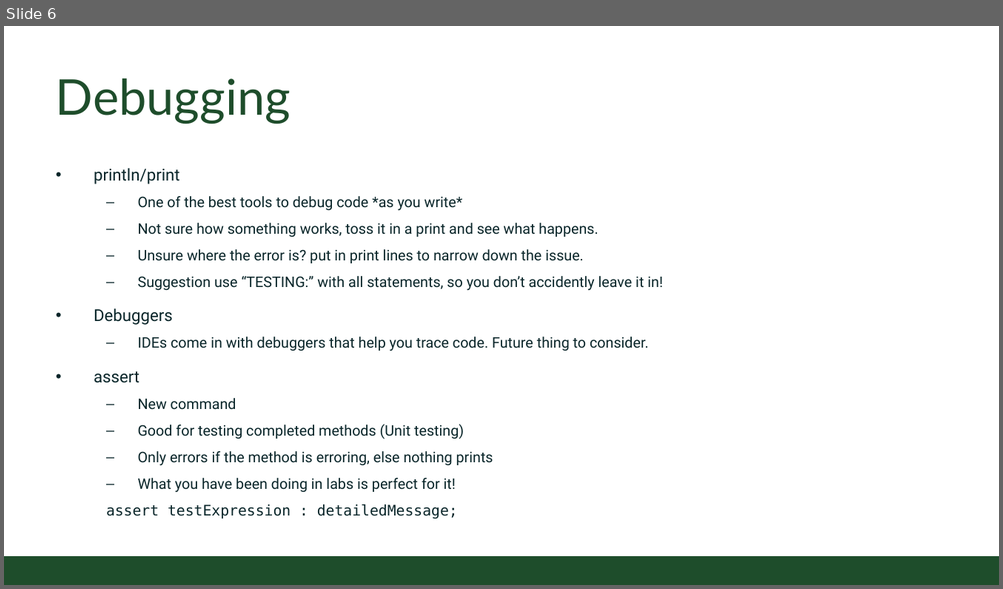
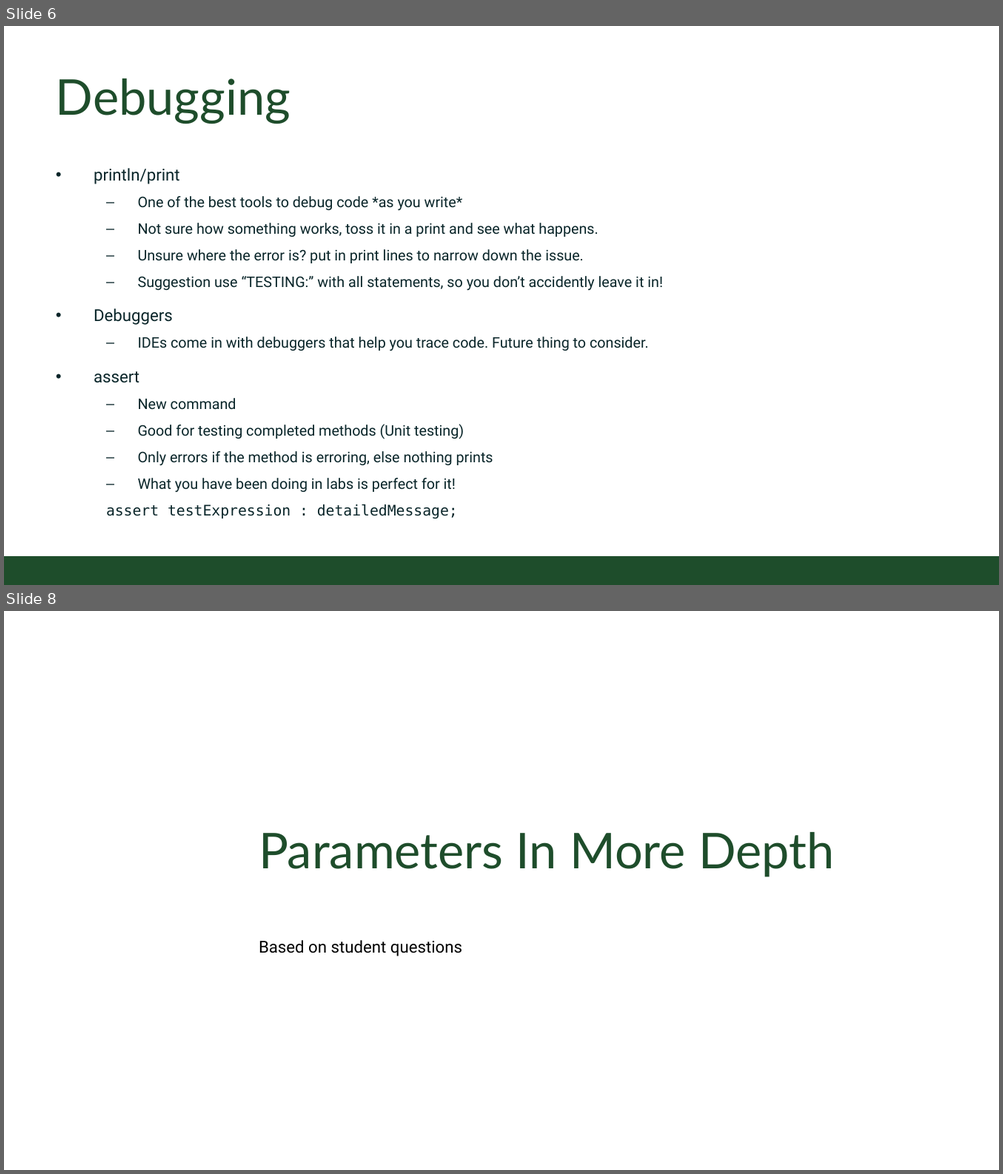
Before and after one commit to CSU-CompSci-CS163-4/Handouts, a slide deck: slides/On-Campus/06_03_MoreMethods.pptx. Shown one above the other, each under a label of ours: slide 6 before the commit, slides 6 and 8 after it; the slides between them are not shown. The pictures are 1003x589 and 1003x1174 pixels, drawn with LibreOffice and Linux fonts; fonts in the diff are those of the drawing; background and template pictures are left out. Boxes give left, top, right and bottom in pixels: in the first picture for what was removed or moved away, otherwise in the second. Text is boxed around its words. In the diff, an @@ line names an element or a change of style, - is before the commit and + after.

```diff
--- a/slides/On-Campus/06_03_MoreMethods.pptx
+++ b/slides/On-Campus/06_03_MoreMethods.pptx
@@ slide 8 added at [4, 611, 999, 1170], background #FFFFFF @@
@@ title added at [259, 832, 834, 877], 54 pt, text #1E4D2B @@
+Parameters In More Depth
@@ text added at [259, 940, 462, 957], 18 pt, text #000000 @@
+Based on student questions
```
Also in this commit, not shown: 2 slides changed, 5 other slides added, 2 other files.
